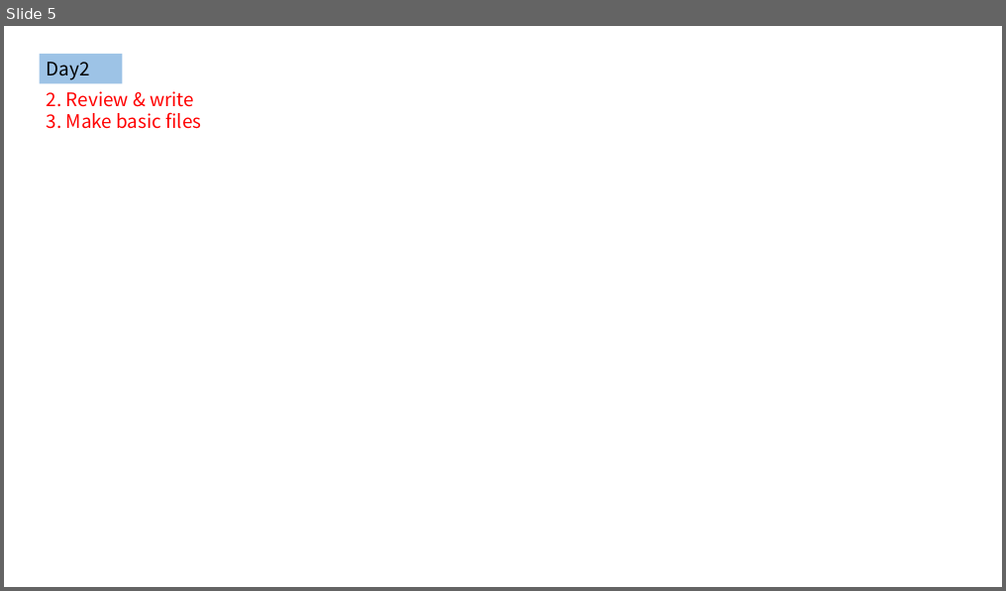
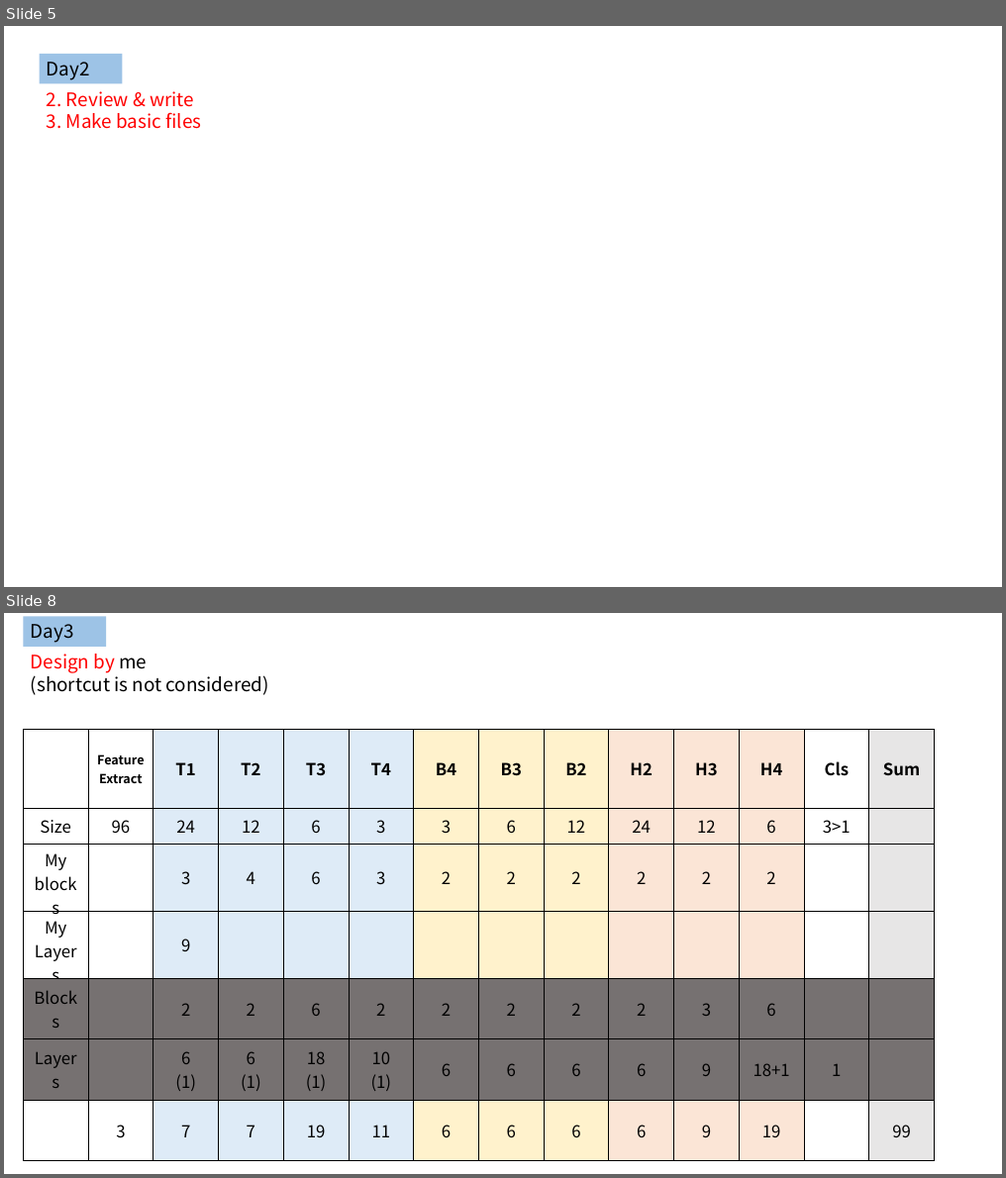
Before and after one commit to crapine1119/fishnet, a slide deck: PPT/fishnet_understanding.pptx. Shown one above the other, each under a label of ours: slide 5 before the commit, slides 5 and 8 after it; the slides between them are not shown. The pictures are 1006x591 and 1006x1178 pixels, drawn with LibreOffice and Linux fonts; fonts in the diff are those of the drawing. Boxes give left, top, right and bottom in pixels: in the first picture for what was removed or moved away, otherwise in the second. Text is boxed around its words. In the diff, an @@ line names an element or a change of style, - is before the commit and + after.

```diff
--- a/PPT/fishnet_understanding.pptx
+++ b/PPT/fishnet_understanding.pptx
@@ slide 8 added at [4, 613, 1002, 1174], background #FFFFFF @@
@@ rectangle added at [24, 616, 107, 646], fill #9DC3E6, 18 pt, text #000000 @@
+Day3
@@ text added at [31, 654, 269, 695], 18 pt, text #000000 @@
+Design by me
+(shortcut is not considered)
@@ table added at [24, 729, 936, 1148], 7 rows, 14 columns @@
+ | Feature / Extract | T1 | T2 | T3 | T4 | B4 | B3 | B2 | H2 | H3 | H4 | Cls | Sum
+Size | 96 | 24 | 12 | 6 | 3 | 3 | 6 | 12 | 24 | 12 | 6 | 3>1 | 
+My blocks |  | 3 | 4 | 6 | 3 | 2 | 2 | 2 | 2 | 2 | 2 |  | 
+My / Layers |  | 9 |  |  |  |  |  |  |  |  |  |  | 
+Blocks |  | 2 | 2 | 6 | 2 | 2 | 2 | 2 | 2 | 3 | 6 |  | 
+Layers |  | 6 / (1) | 6 / (1) | 18 / (1) | 10 / (1) | 6 | 6 | 6 | 6 | 9 | 18+1 | 1 | 
+ | 3 | 7 | 7 | 19 | 11 | 6 | 6 | 6 | 6 | 9 | 19 |  | 99
```
Also in this commit, not shown: 2 other slides added, 2 other files.
